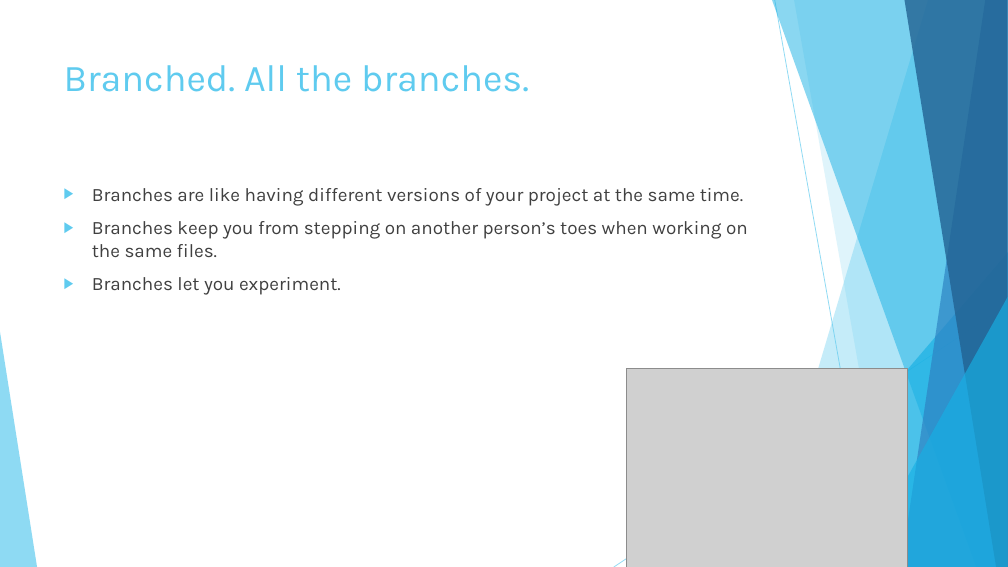
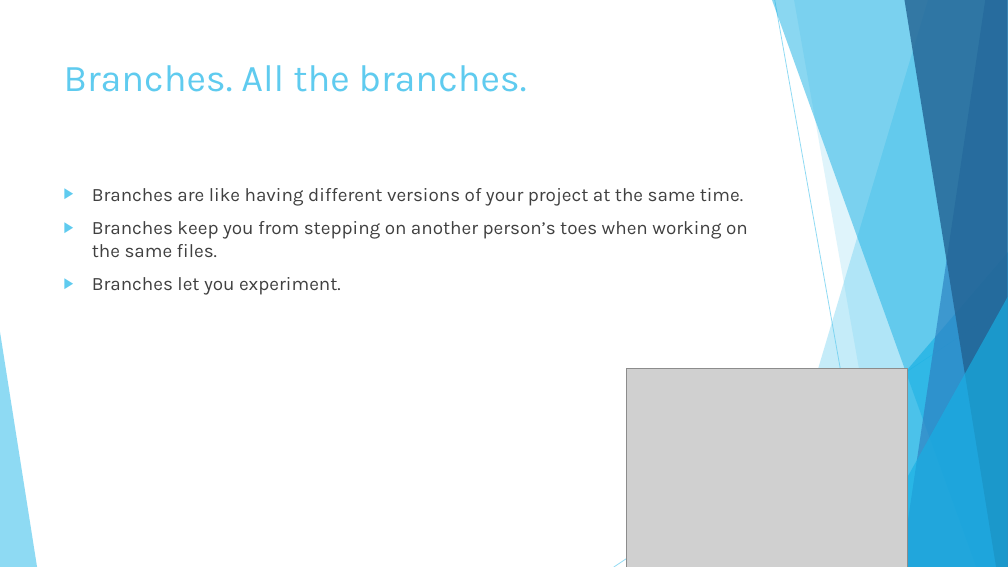
Before and after one commit to drewwyatt/Asset-History, a slide deck: slide 10 of Introduction to Git.pptx (slide 7 before the commit). Drawn at 1008x567 pixels with LibreOffice and Linux fonts; fonts in the diff are those of the drawing; grey boxes stand for pictures. Boxes give left, top, right and bottom in pixels: in the first picture for what was removed or moved away, otherwise in the second. Text is boxed around its words. In the diff, an @@ line names an element or a change of style, - is before the commit and + after.

```diff
--- a/Introduction to Git.pptx
+++ b/Introduction to Git.pptx
@@ title at box(64, 65, 527, 92): text changed @@
-Branched. All the branches.
+Branches. All the branches.
```
Also in this commit, not shown: 3 slides added, 1 other file.
